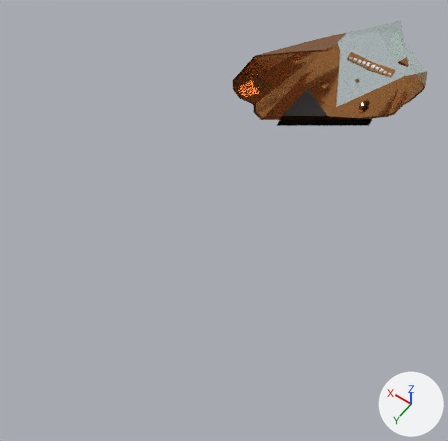
One commit to the Blender file ship_art/ship_guest.blend: the scene before it, then after it.
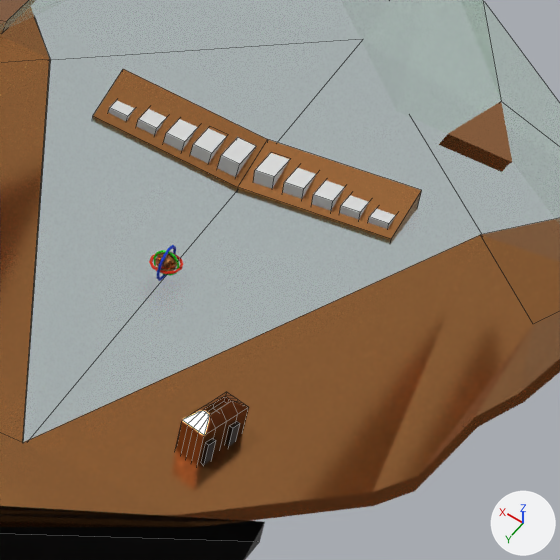
Old and new are each drawn whole from a 50 mm camera at (-5.96, 9.94, 12.44) aimed at (0.24, 1.26, -1.21) and again close up on the part from 74% to 93% of the width and 9% to 28% of the height. Every picture has the same lights, and +X, +Y and +Z are marked at lower right. The close-ups show mesh edges as thin lines. Everything nearer to the camera than a plane just in front of the edit is cut away. Objects named as collision shapes, trigger or cutter boxes, shadow casters or lower levels of detail are left out.
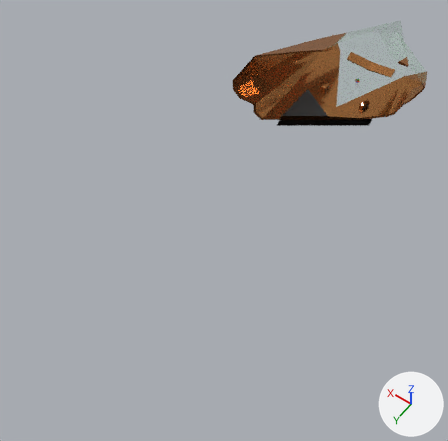
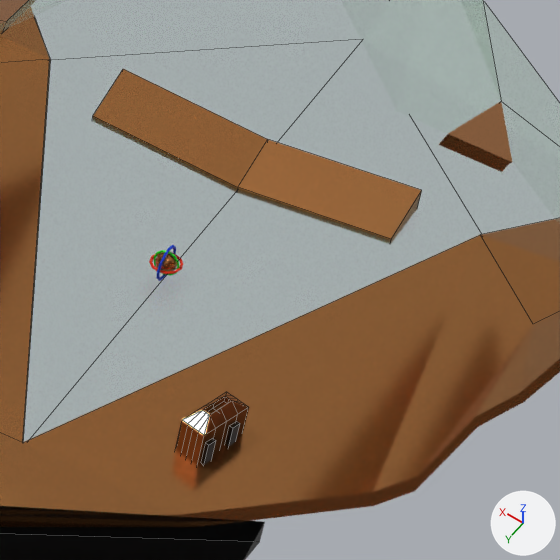
What differs and where, as boxes [x1, y1, x2, y2] in the close-ups (560 x 560 px):
'Cube.006', hidden
    before: [217, 137, 256, 177]
'Cube.007', hidden
    before: [253, 153, 290, 189]
'Cube.005', hidden
    before: [190, 128, 227, 164]
'Cube.008', hidden
    before: [283, 168, 316, 199]
'Cube.004', hidden
    before: [164, 119, 198, 151]
'Cube.009', hidden
    before: [312, 180, 345, 211]
'Cube.003', hidden
    before: [136, 109, 167, 135]
'Cube.010', hidden
    before: [339, 195, 369, 219]
'Cube.011', hidden
    before: [368, 208, 396, 229]
'Cube.002', hidden
    before: [108, 100, 135, 121]

The change, as a list of edits to the scene's bpy script:
```text
Change ob_cube_002:
    add ob_cube_002.hide_set(True)
Change ob_cube_003:
    add ob_cube_003.hide_set(True)
Change ob_cube_004:
    add ob_cube_004.hide_set(True)
Change ob_cube_005:
    add ob_cube_005.hide_set(True)
Change ob_cube_006:
    add ob_cube_006.hide_set(True)
Change ob_cube_007:
    add ob_cube_007.hide_set(True)
Change ob_cube_008:
    add ob_cube_008.hide_set(True)
Change ob_cube_009:
    add ob_cube_009.hide_set(True)
Change ob_cube_010:
    add ob_cube_010.hide_set(True)
Change ob_cube_011:
    add ob_cube_011.hide_set(True)
```
